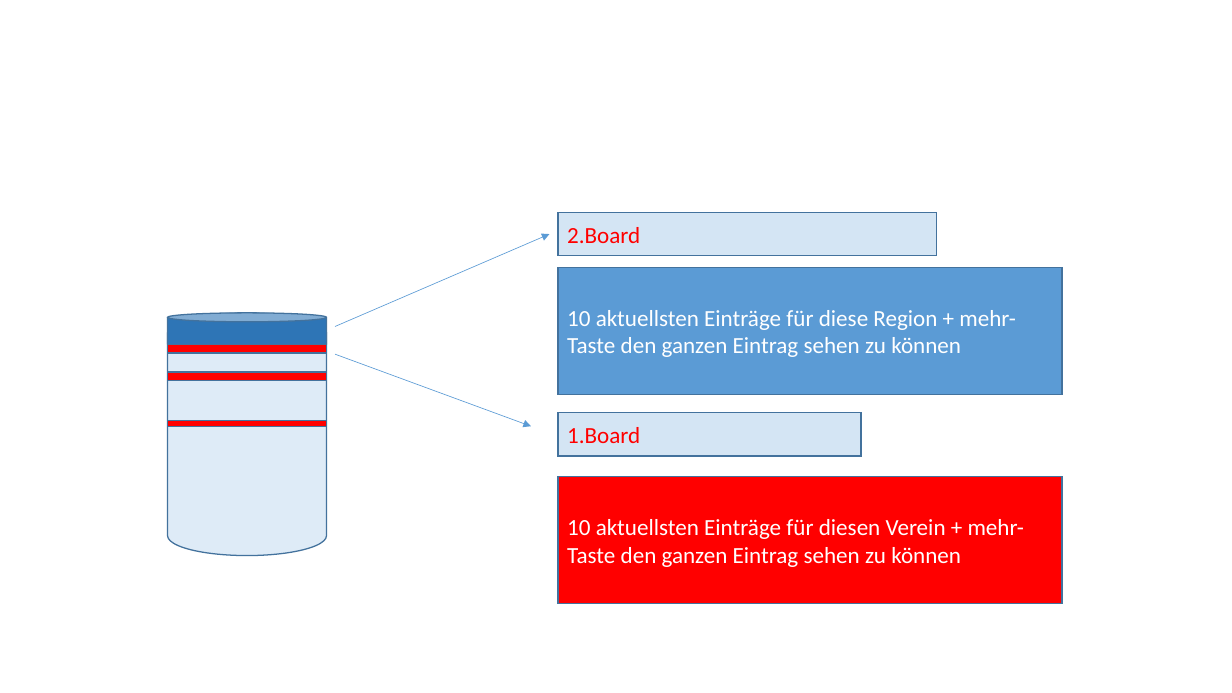
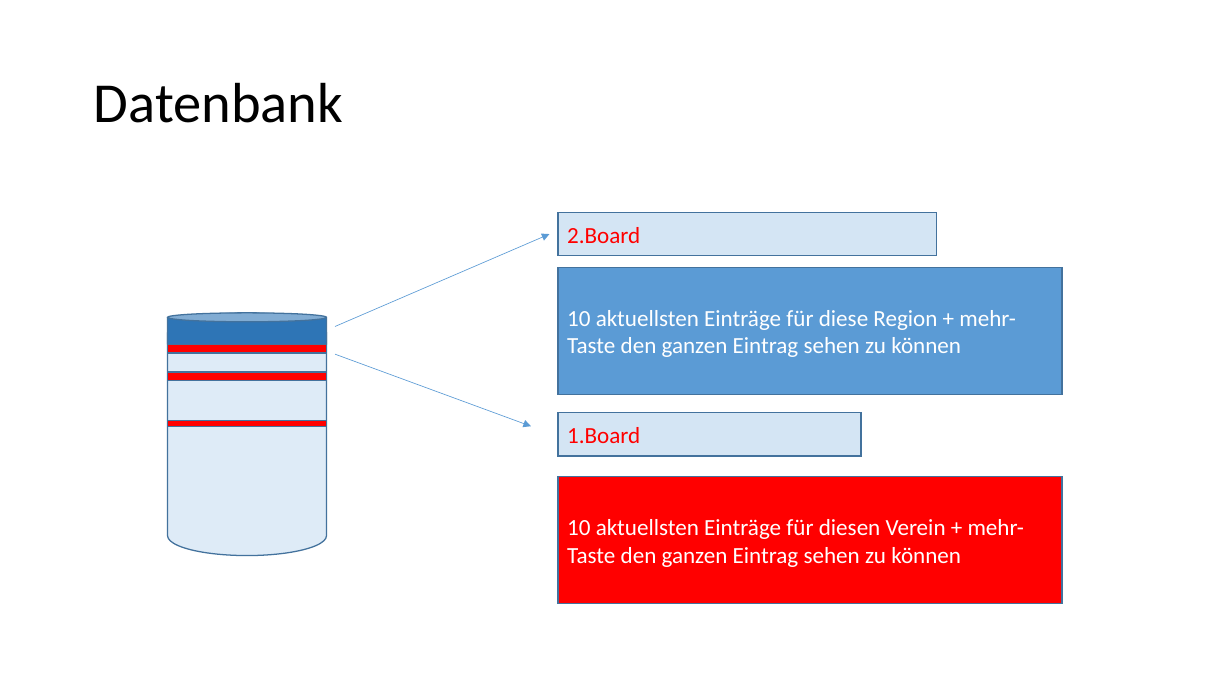
Before and after one commit to RefugeesWelcomeApp/ApplicationDevelopment, a slide deck: slide 5 of Solution_Design/Story Board/Storys/RA-35-Schwarzes Brett/RA-35-Schwarzes Brett.pptx. Drawn at 1232x693 pixels with LibreOffice and Linux fonts; fonts in the diff are those of the drawing. Boxes give left, top, right and bottom in pixels: in the first picture for what was removed or moved away, otherwise in the second. Text is boxed around its words. In the diff, an @@ line names an element or a change of style, - is before the commit and + after.

```diff
--- a/Solution_Design/Story Board/Storys/RA-35-Schwarzes Brett/RA-35-Schwarzes Brett.pptx
+++ b/Solution_Design/Story Board/Storys/RA-35-Schwarzes Brett/RA-35-Schwarzes Brett.pptx
@@ title added at [94, 82, 343, 123], 44 pt, text #000000 @@
+Datenbank
```
Also in this commit, not shown: 2 other slides changed, 1 slide added.
